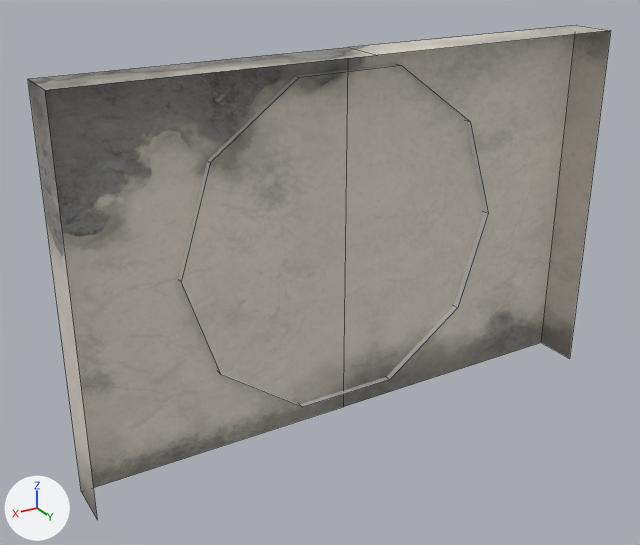
One commit to the FBX model Assets/3D Models/set/motherRoom/walls/motherRoom_wall_BIG.fbx: the scene before it, then after it.
Before and after are seen from a 50 mm camera at (4.69, 7.04, 3.37) aimed at (0.36, -0.17, -0.23). Every picture has the same lights, and +X, +Y and +Z are marked at lower left. Mesh edges are drawn as thin lines. Where no turn or scale is listed for an object, it has been applied to the vertices.

The scene before the commit, as lines of its bpy script (objects in view):
```python
me_mesh = bpy.data.meshes.new('Mesh')
me_mesh.from_pydata(...)  # 724 vertices, 634 faces; spans x -3.03..3.03, y -0.38..0.25, z -2.0..2.0
# faces by material slot: [534, 24, 23, 6, 24, 23]
me_mesh.materials.append(mat_lambert5)  # its picture is missing
me_mesh.materials.append(mat_window_color01)  # green #c6ffc3
me_mesh.materials.append(mat_window_color04)  # yellow #fffb00
me_mesh.materials.append(mat_lambert2)  # picture img_motherroom_wall_texture_diffuse_png
me_mesh.materials.append(mat_window_color03)  # red #ff0000
me_mesh.materials.append(mat_window_color02)  # cyan #00d9ff
# before: 64 (-3.03, -0.25, -2.0) at pixel (541, 342), 66 (-3.03, -0.25, 2.0) at pixel (576, 25), 68 (-3.03, 0.25, 2.0) at pixel (610, 30), 70 (-3.03, 0.25, -2.0) at pixel (569, 358)
# before: 65 (3.03, -0.25, -2.0) at pixel (81, 491), 67 (3.03, -0.25, 2.0) at pixel (27, 78), 69 (3.03, 0.25, 2.0) at pixel (44, 90), 71 (3.03, 0.25, -2.0) at pixel (97, 520)
ob_motherwall_big = bpy.data.objects.new('motherWall_BIG', me_mesh)
ob_motherwall_big.location = (0.0, 0.0, 0.0)
```
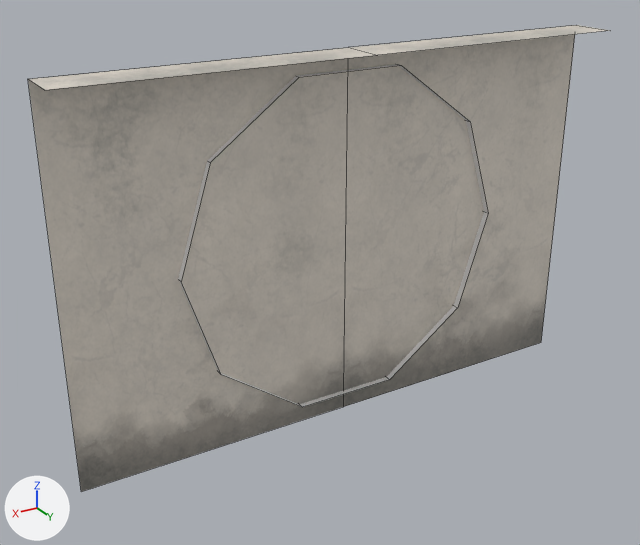
Commit message: motherRoom_wall_BIG update

Pixel boxes [x1, y1, x2, y2] of what changed, in the pictures (640 x 545 px):
'motherWall_BIG', reshaped
    before: [28, 25, 611, 519]
    after: [28, 25, 610, 492]
part 1 of me_mesh, deleted
    before: [541, 30, 611, 359]
part 2 of me_mesh, deleted
    before: [28, 79, 97, 519]
part 3 of me_mesh, surface changed
    both: [29, 25, 610, 488]

The edits, one by one:
me_mesh is used by ob_motherwall_big; location (0.0, 0.0, 0.0).
Verts and faces of me_mesh; kept vertices keep their numbers, new ones are numbered from 724.
me_mesh had 724 vertices, 634 faces and spanned x -3.03..3.03, y -0.38..0.25, z -2.0..2.0.
me_mesh now has 722 vertices, 632 faces and spans x -3.03..3.03, y -0.38..0.25, z -2.0..2.0.
Part 1, on me_mesh:
Vertices deleted: 70 (with the faces that use them).
Part 2, on me_mesh:
Vertices deleted: 71 (with the faces that use them).
me_mesh part 3: 4 kept faces spanning x -3.03..3.03, y -0.25..0.25, z -2.0..2.0 get new texture (UV) coordinates.
